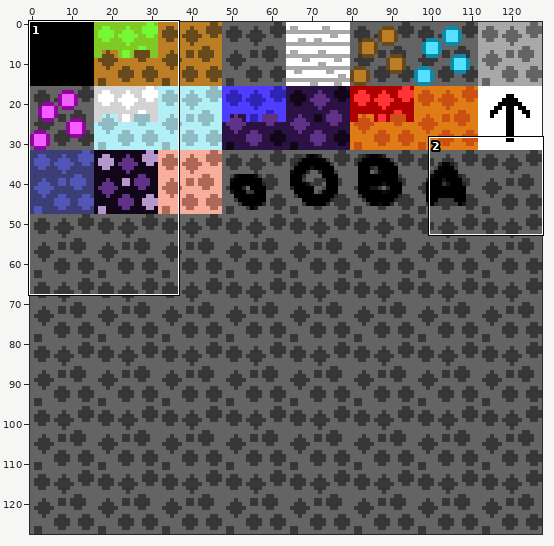
Sprite sheet: Compiled/main.png. The first picture is a wide view before the edit; the outline marks the close-up.
Close-up. Before the edit:
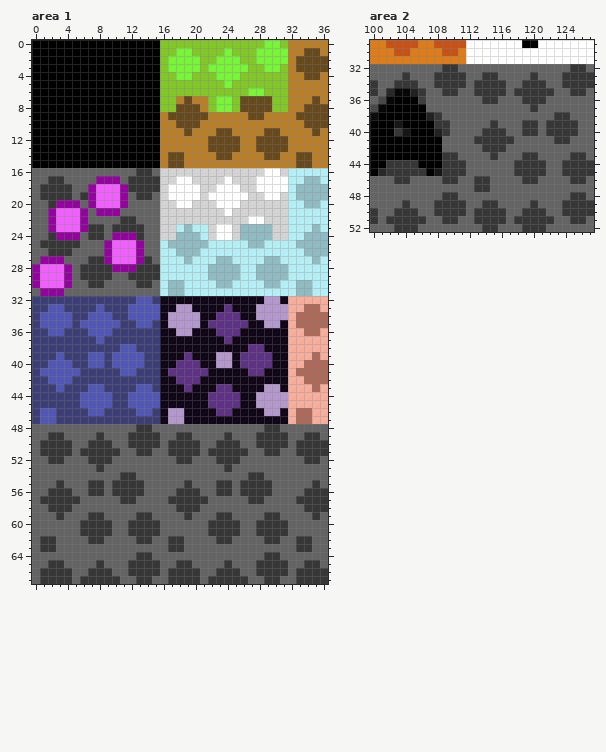
The file is 128x128 pixels. Colours within 5 levels of each other are drawn and written as one. Shown: area 1: x 0..36, y 0..67; area 2: x 100..127, y 29..52.
And afterwards:
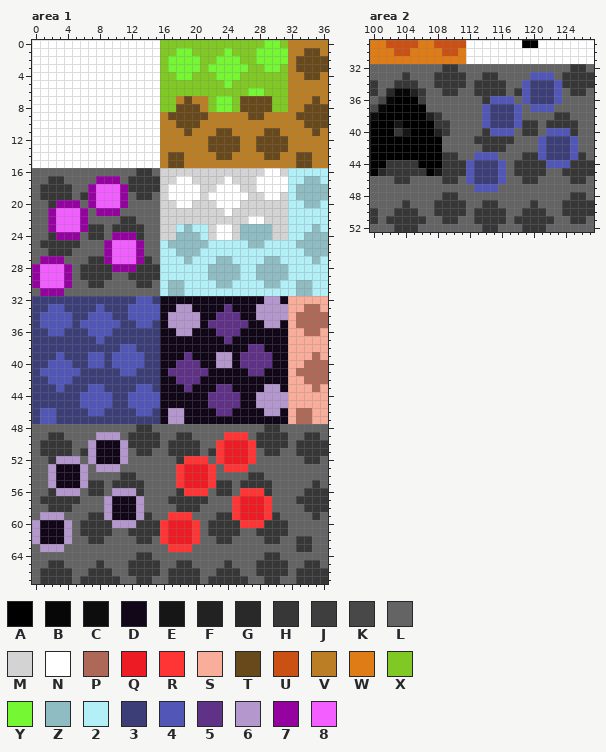
Palette (. is transparent): A #000000  B #070707  C #0d0d0d  D #110719  E #161616  F #222222  G #292929  H #373737  J #3e3e3e  K #484848  L #646464  M #d3d3d3  N #ffffff  P #ad6857  Q #ed1c24  R #ff3535  S #f8ae9b  T #68491b  U #ca5013  V #bb7e24  W #e07c15  X #80c823  Y #76f733  Z #8fbcc2  2 #b3eff7  3 #3b3e77  4 #5156b7  5 #5f3288  6 #b397cd  7 #9402a0  8 #f25eff
The exact change:
Changed rows in their new state; - is an unchanged pixel.
Area 1:
first column x 0:
 0 NNNNNNNNNNNNNNNN
 1 NNNNNNNNNNNNNNNN
 2 NNNNNNNNNNNNNNNN
 3 NNNNNNNNNNNNNNNN
 4 NNNNNNNNNNNNNNNN
 5 NNNNNNNNNNNNNNNN
 6 NNNNNNNNNNNNNNNN
 7 NNNNNNNNNNNNNNNN
 8 NNNNNNNNNNNNNNNN
 9 NNNNNNNNNNNNNNNN
10 NNNNNNNNNNNNNNNN
11 NNNNNNNNNNNNNNNN
12 NNNNNNNNNNNNNNNN
13 NNNNNNNNNNNNNNNN
14 NNNNNNNNNNNNNNNN
15 NNNNNNNNNNNNNNNN
first column x 0:
49 --------666-------------RRR---
50 -------6DDD6-----------RQQQR--
51 -------6DDD6-----------RQQQR--
52 ---666-6DDD6-------RRR-RQQQR--
53 --6DDD6-666-------RQQQR-RRR---
54 --6DDD6-----------RQQQR-------
55 --6DDD6-----------RQQQR-------
56 ---666----666------RRR----RRR-
57 ---------6DDD6-----------RQQQR
58 ---------6DDD6-----------RQQQR
59 -666-----6DDD6---RRR-----RQQQR
60 6DDD6-----666---RQQQR-----RRR-
61 6DDD6-----------RQQQR---------
62 6DDD6-----------RQQQR---------
63 -666-------------RRR----------
Area 2:
first column x 112:
33 --------444---
34 -------43334--
35 -------43334--
36 ---444-43334--
37 --43334-444---
38 --43334-------
39 --43334-------
40 ---444----444-
41 ---------43334
42 ---------43334
43 -444-----43334
44 43334-----444-
45 43334---------
46 43334---------
47 -444----------
Pixel boxes of the changes (left, top, right, bottom) in both close-ups:
changed: (32, 40, 160, 168)
changed: (32, 432, 272, 552)
changed: (466, 72, 578, 192)
